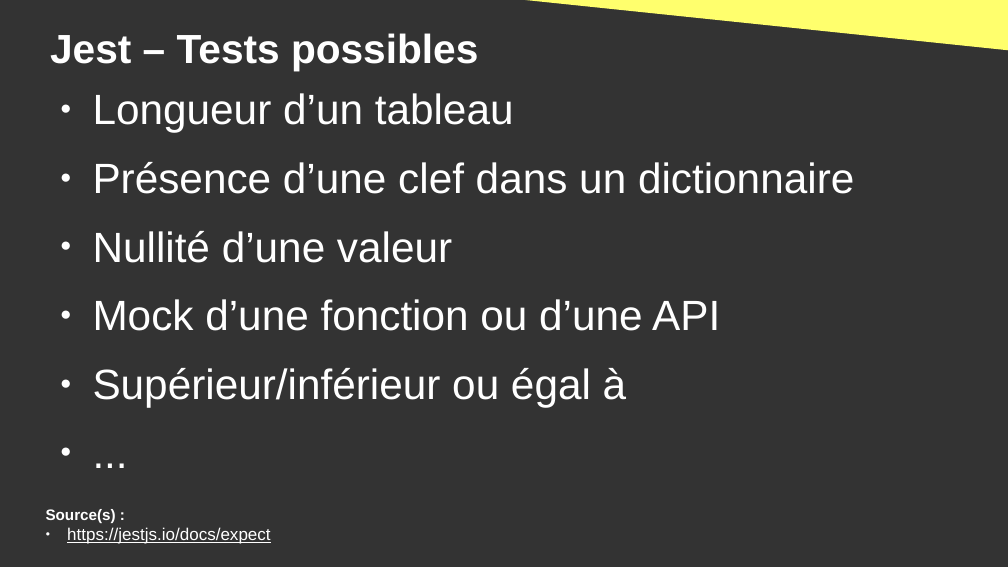
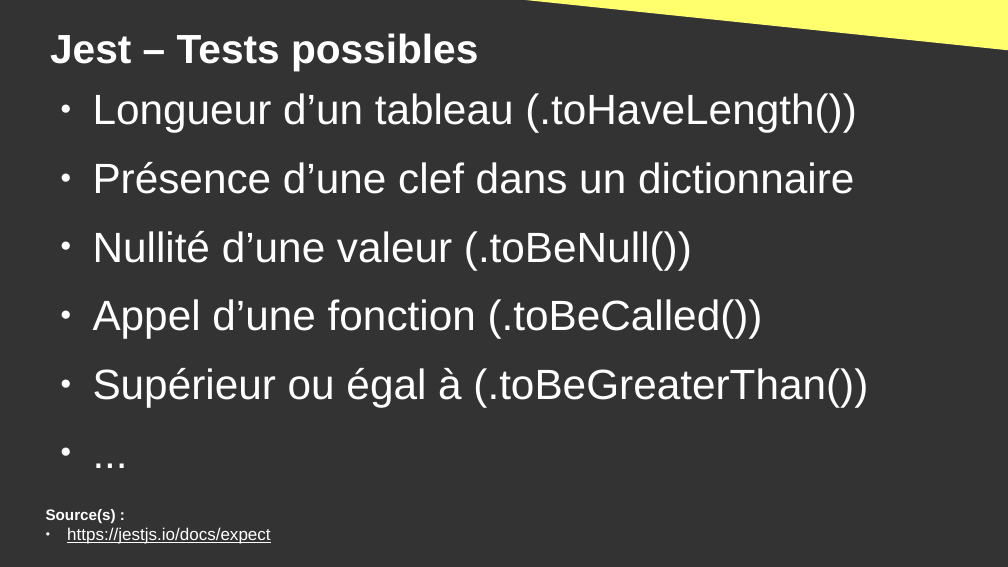
Before and after one commit to DanYellow/cours, a slide deck: slide 29 of developpement-front-s5/travaux-pratiques/numero-1/presentation.odp (slide 24 before the commit). Drawn at 1008x567 pixels with LibreOffice and Linux fonts; fonts in the diff are those of the drawing. Boxes give left, top, right and bottom in pixels: in the first picture for what was removed or moved away, otherwise in the second. Text is boxed around its words. In the diff, an @@ line names an element or a change of style, - is before the commit and + after.

```diff
--- a/developpement-front-s5/travaux-pratiques/numero-1/presentation.odp
+++ b/developpement-front-s5/travaux-pratiques/numero-1/presentation.odp
@@ text at <box>93,93,857,133</box>: text changed @@
-● Longueur d’un tableau
+● Longueur d’un tableau (.toHaveLength())
@@ text at <box>93,231,868,407</box>: text changed @@
-● Nullité d’une valeur
-● Mock d’une fonction ou d’une API
-● Supérieur/inférieur ou égal à
+● Nullité d’une valeur (.toBeNull())
+● Appel d’une fonction (.toBeCalled())
+● Supérieur ou égal à (.toBeGreaterThan())
```
Also in this commit, not shown: 25 other slides changed, 20 slides added, 7 other files.
